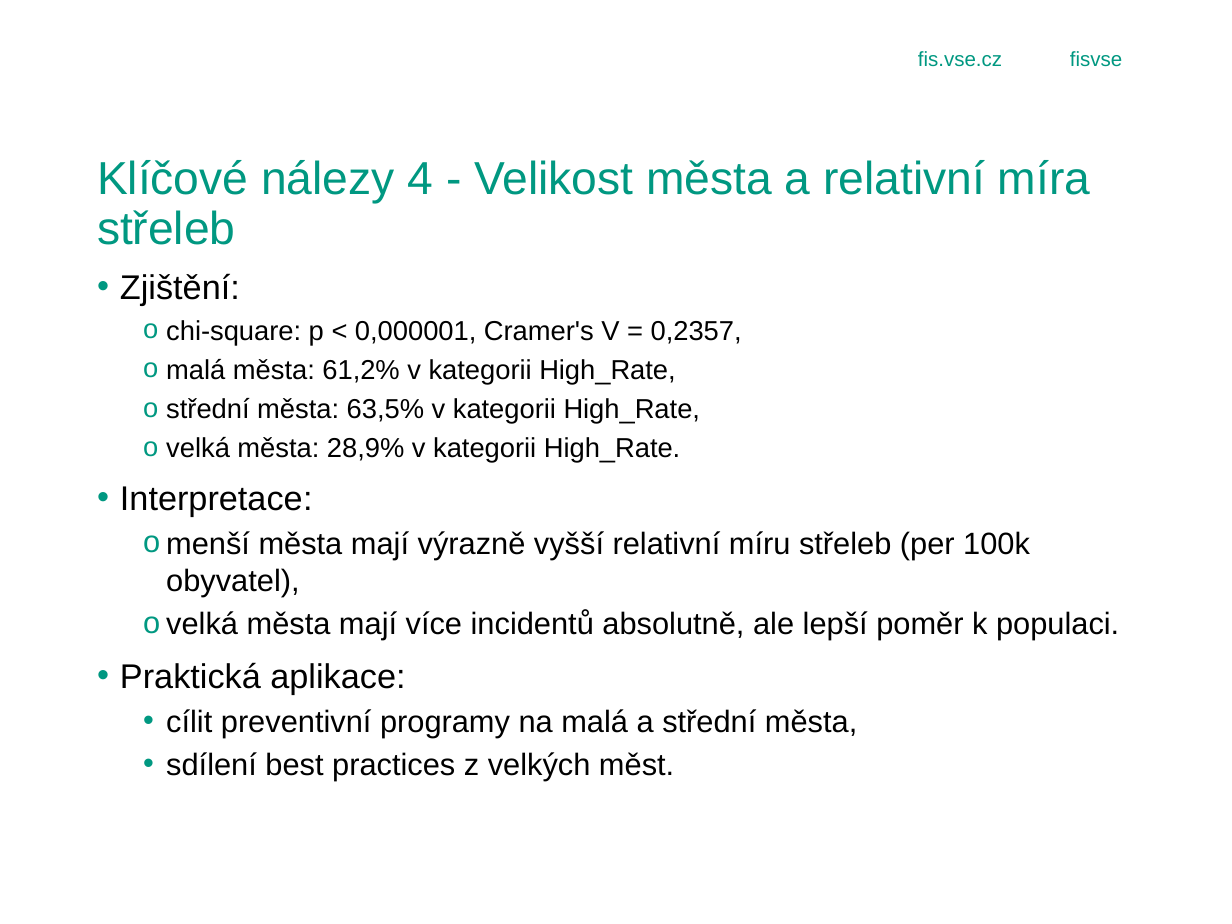
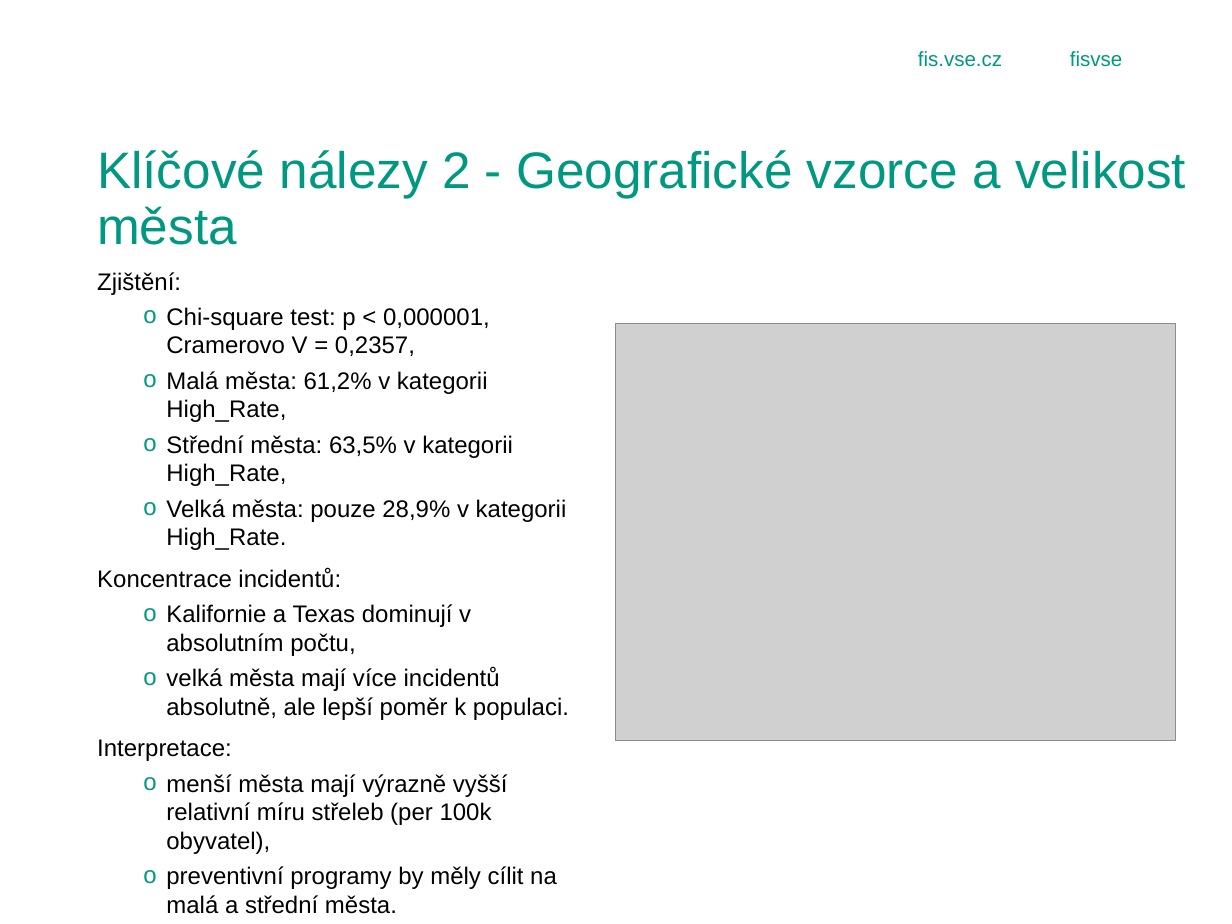
Before and after one commit to Bebicek/4IZ503_gajj02, a slide deck: slide 7 of obhajoba_prezentace.pptx (slide 13 before the commit). Drawn at 1232x924 pixels with LibreOffice and Linux fonts; fonts in the diff are those of the drawing; grey boxes stand for pictures; background and template pictures are left out. Boxes give left, top, right and bottom in pixels: in the first picture for what was removed or moved away, otherwise in the second. Text is boxed around its words. In the diff, an @@ line names an element or a change of style, - is before the commit and + after.

```diff
--- a/obhajoba_prezentace.pptx
+++ b/obhajoba_prezentace.pptx
@@ title "Klíčové nálezy 2 - Geografické ..." at [97,150,1186,245]: vertical alignment top to bottom @@
@@ title at [97,150,1186,245]: text changed; size 27 to 30 pt @@
-Klíčové nálezy 4 - Velikost města a relativní míra střeleb
+Klíčové nálezy 2 - Geografické vzorce a velikost města
@@ text at [97,272,508,854]: size 20 to 14 pt in "Zjištění:", "Interpretace:"; size 18 to 14 pt in "menší města mají výrazně vyšší relativní míru ..."; bullet • to none @@
@@ text at [97,307,569,720]: text changed; size 16 to 14 pt @@
-  o chi-square: p < 0,000001, Cramer's V = 0,2357,
-  o malá města: 61,2% v kategorii High_Rate,
-  o střední města: 63,5% v kategorii High_Rate,
-  o velká města: 28,9% v kategorii High_Rate.
+  o Chi-square test: p < 0,000001, Cramerovo V = 0,2357,
+  o Malá města: 61,2% v kategorii High_Rate,
+  o Střední města: 63,5% v kategorii High_Rate,
+  o Velká města: pouze 28,9% v kategorii High_Rate.
+Koncentrace incidentů:
+  o Kalifornie a Texas dominují v absolutním počtu,
+  o velká města mají více incidentů absolutně, ale lepší poměr k populaci.
@@ picture added at [616,324,1177,740] @@
@@ text at [166,866,557,914]: text changed; size 18 to 14 pt @@
-  o velká města mají více incidentů absolutně, ale lepší poměr k populaci.
-• Praktická aplikace:
-  • cílit preventivní programy na malá a střední města,
-  • sdílení best practices z velkých měst.
+  o preventivní programy by měly cílit na malá a střední města.
```
Also in this commit, not shown: 6 other slides changed, 1 slide added, 4 slides removed.
